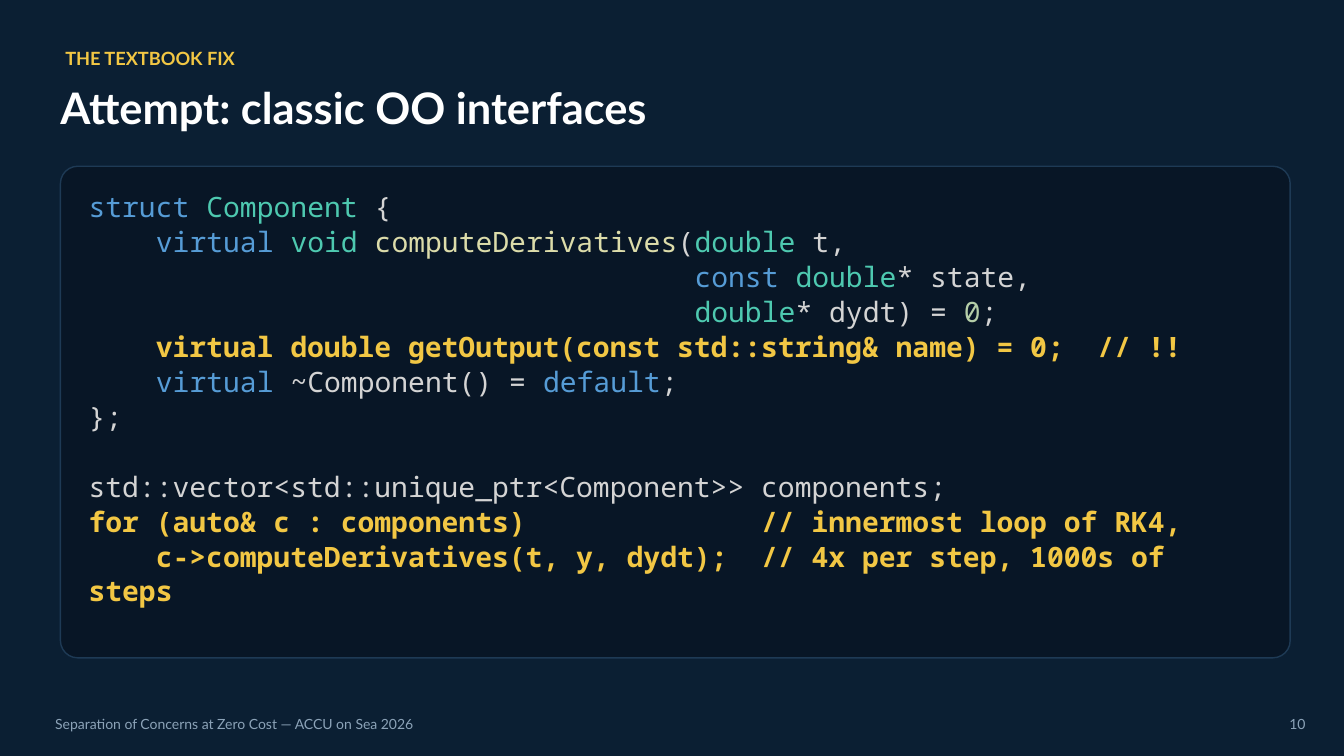
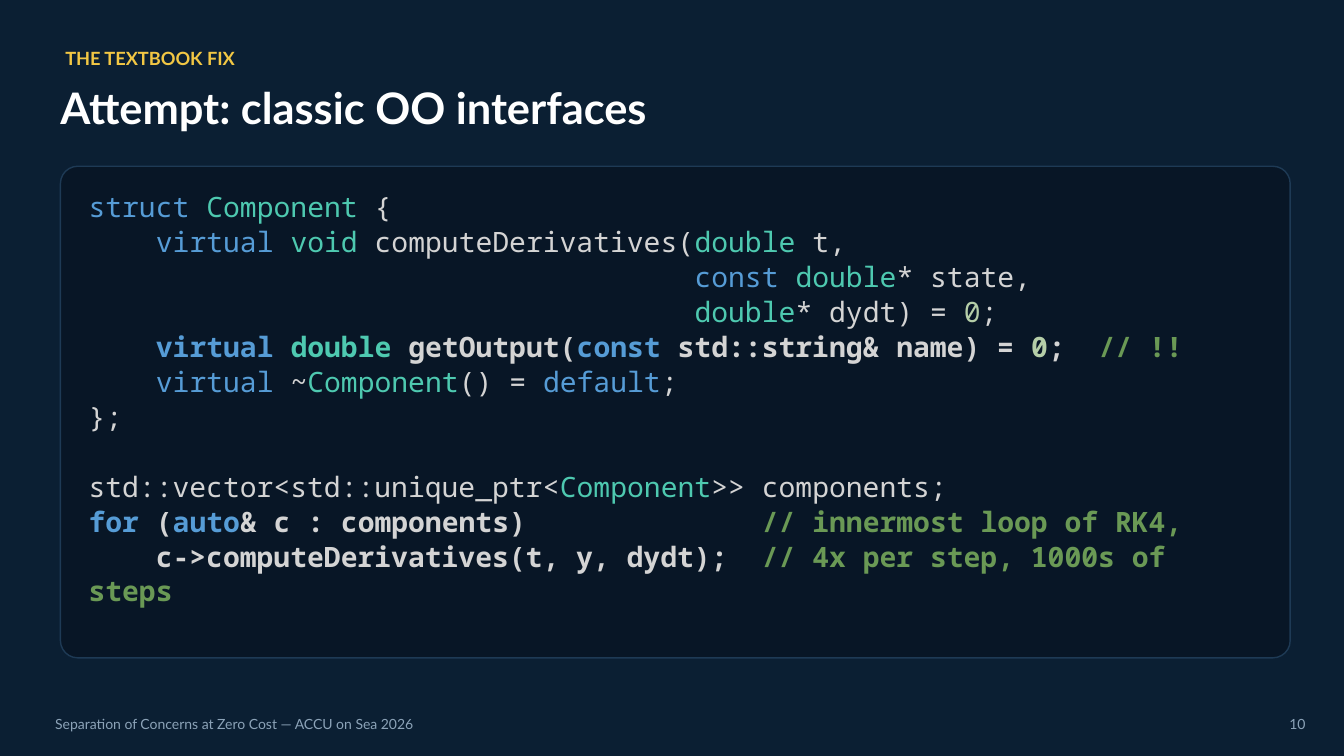
Before and after one commit to jedrzejmichalczyk/accu-on-sea-2026-modular-physics, a slide deck: slide 10 of slides/ACCU-Separation-of-Concerns-at-Zero-Cost.pptx. Drawn at 1344x756 pixels with LibreOffice and Linux fonts; fonts in the diff are those of the drawing. Boxes give left, top, right and bottom in pixels: in the first picture for what was removed or moved away, otherwise in the second. Text is boxed around its words. In the diff, an @@ line names an element or a change of style, - is before the commit and + after.

```diff
--- a/slides/ACCU-Separation-of-Concerns-at-Zero-Cost.pptx
+++ b/slides/ACCU-Separation-of-Concerns-at-Zero-Cost.pptx
@@ text at (89, 230, 1182, 574): text colour #DCDCAA to #D4D4D4 in "computeDerivatives(double"; text colour #F2C744 to #569CD6 in "virtual getOutput(const", "for (auto&"; text colour #F2C744 to #4EC9B0 in "double"; text colour #F2C744 to #D4D4D4 in "getOutput(const std::string& name) = 0;", "(auto& c : components)", "c->computeDerivatives(t, y, dydt);"; text colour #F2C744 to #B5CEA8 in "0;"; text colour #F2C744 to #6A9955 in "// !!", "// innermost loop of RK4,", "// 4x per step, 1000s of steps"; text colour #D4D4D4 to #4EC9B0 in "~Component()", "std::vector<std::unique_ptr<Component>>" @@
```
Also in this commit, not shown: 2 other slides changed, 1 other file.
